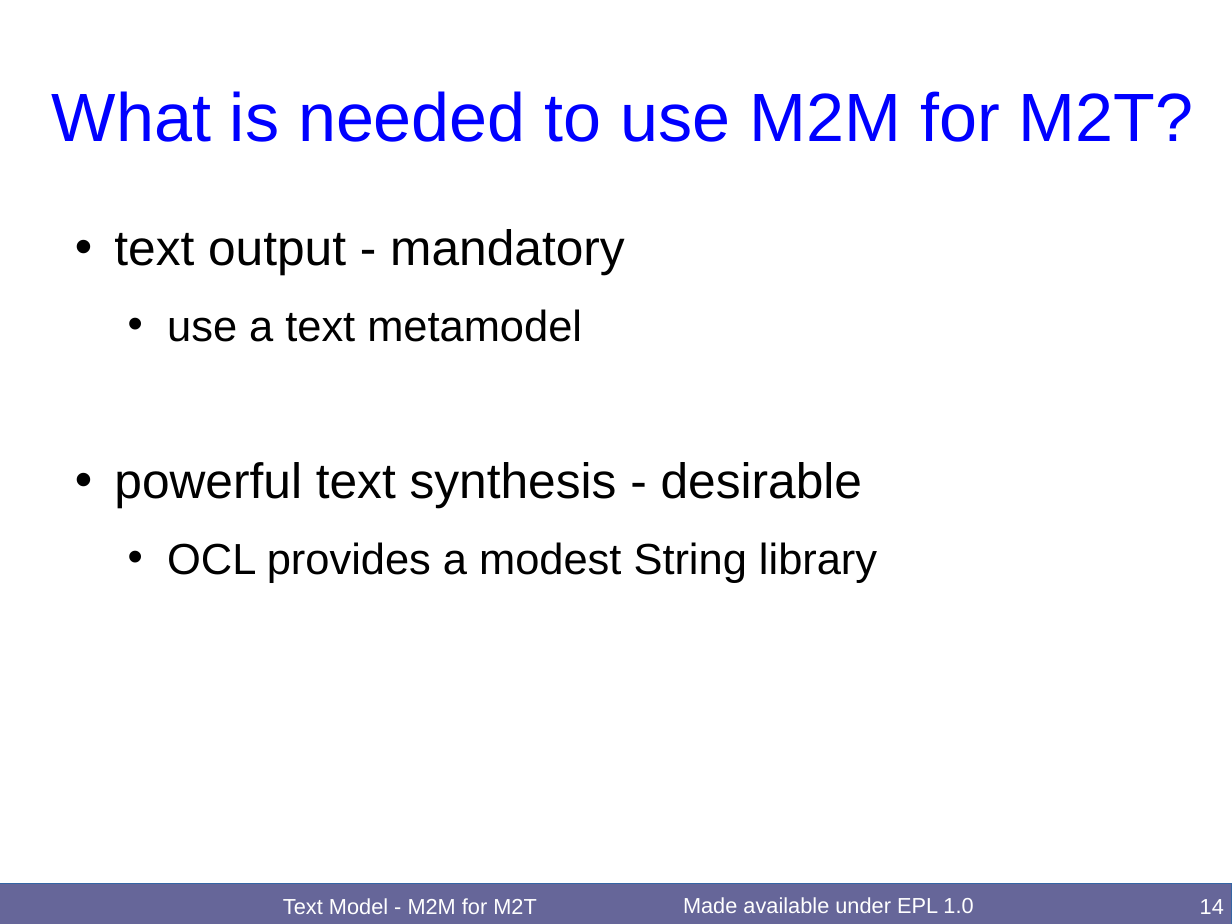
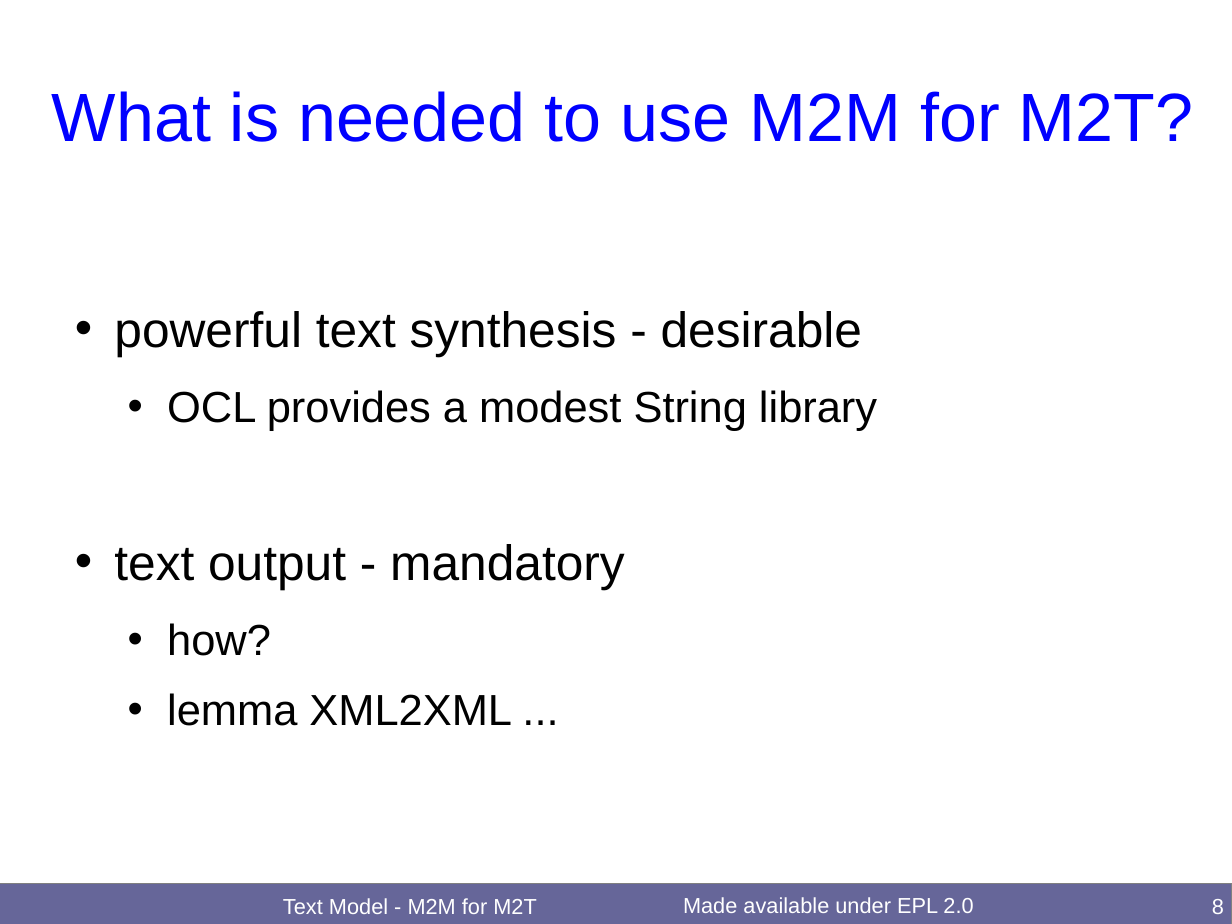
Before and after one commit to merks/mmt-website, a slide deck: slide 8 of qvt/docs/OCL2018TextM2M/TextM2M.odp (slide 14 before the commit). Drawn at 1232x924 pixels with LibreOffice and Linux fonts; fonts in the diff are those of the drawing. Boxes give left, top, right and bottom in pixels: in the first picture for what was removed or moved away, otherwise in the second. Text is boxed around its words. In the diff, an @@ line names an element or a change of style, - is before the commit and + after.

Commit message:
OCL2018 workshop Text Model - M2M for M2T actual slides

```diff
--- a/qvt/docs/OCL2018TextM2M/TextM2M.odp
+++ b/qvt/docs/OCL2018TextM2M/TextM2M.odp
@@ text at box(114, 229, 625, 342): paragraphs removed @@
-• text output - mandatory
-  • use a text metamodel
@@ text at box(114, 544, 625, 726): paragraphs added @@
+• text output - mandatory
+  • how?
+  • lemma XML2XML ...
@@ rectangle at box(0, 884, 1232, 924): outline #3465A4 0 pt to #808080 0 pt @@
@@ text at box(683, 897, 973, 913): text changed @@
-Made available under EPL 1.0
+Made available under EPL 2.0
@@ page number at box(1212, 899, 1224, 914): text changed @@
-14
+8
```
Also in this commit, not shown: 29 other slides changed.
